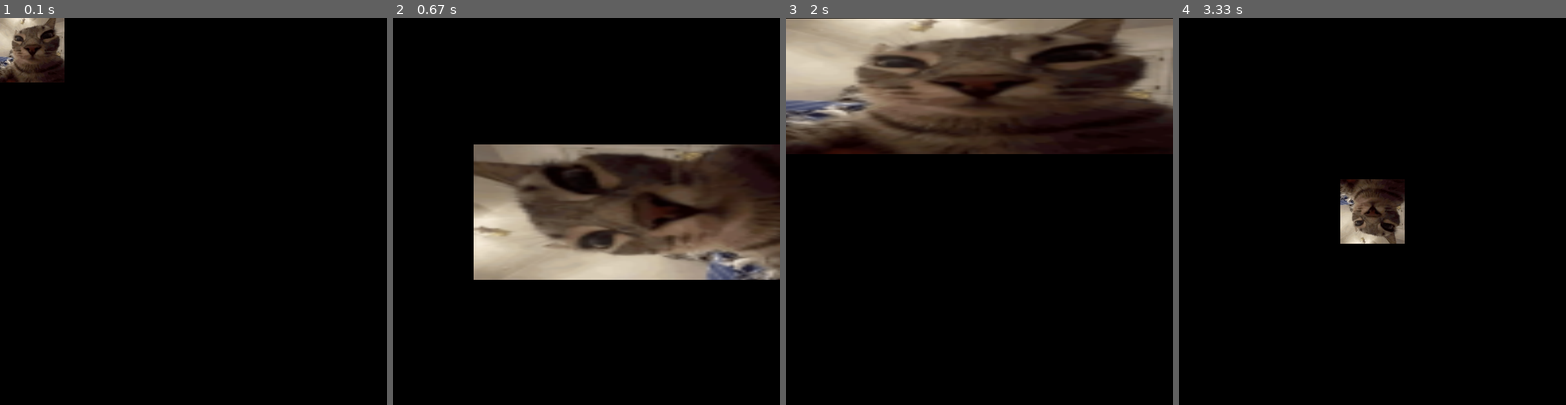
Above: before the commit, frames 1-4 (left to right).
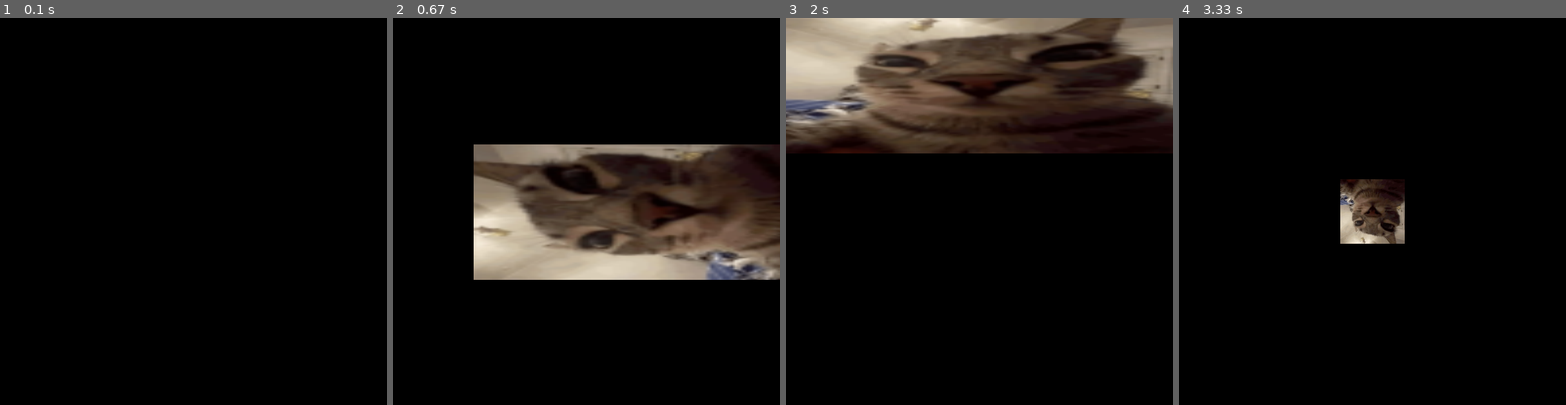
Above: after the commit, the same moments.

Repository: FoxxyTheGrayFox/GrafikaKomputerowaSemestr4
Game: pygame game, started from PYGAME-Lab/PYGAME_Lab2Z1.py
Same seed, same stepped clock (60 frames per second), same inputs: the game is played once before the commit and once after it.
Inputs:
- Up to frame 1 (0.1 s): no input
- Up to frame 2 (0.67 s): tap 9 at 0.33 s
- Up to frame 3 (2 s): tap one key every 0.33 s from 0.67 s: 7 1 4 5
- Up to frame 4 (3.33 s): tap one key every 0.33 s from 2 s: 6 8 2 3

The runs differ from the first frame. In frame 1, 2.6% of the frame differs, in the area x 0-17%, y 0-17%; in frame 2, nothing differs; in frame 3, 0.5%; in frame 4, nothing differs.

Commit message:
drobne poprawki

Diff:
--- a/PYGAME-Lab/PYGAME_Lab2Z1.py
+++ b/PYGAME-Lab/PYGAME_Lab2Z1.py
@@ -2,6 +2,7 @@
 import sys
 
 pygame.init()
+
 width = 600
 height = 600
 win = pygame.display.set_mode((width, height))
@@ -9,76 +10,56 @@
 
 CZARNY = (0, 0, 0)
 
-middle = (width // 2, height // 2)
-
-image = pygame.image.load("obraz.jpg")
 image = pygame.image.load("obraz.jpg").convert_alpha()
 image = pygame.transform.smoothscale(image, (100, 100))
 
-win.blit(image, (0, 0))
-pygame.display.flip()
+def center(surface, offset_x=0, offset_y=0):
+    win.fill(CZARNY)
+    win.blit(surface, ((width - surface.get_width()) // 2 + offset_x,(height - surface.get_height()) // 2 + offset_y))
 
 run = True
 while run:
     for event in pygame.event.get():
         if event.type == pygame.QUIT:
             run = False
-            pygame.quit()
-            sys.exit()
+
         elif event.type == pygame.KEYDOWN:
             if event.key == pygame.K_1:
-                scaled = pygame.transform.smoothscale(image, (int(width * 0.35), int(height * 0.35)))
-                win.fill(CZARNY)
-                win.blit(scaled, ((width - scaled.get_width()) // 2, (height - scaled.get_height()) // 2))
-                pygame.display.flip()
+                scaled = pygame.transform.smoothscale(image,(int(width * 0.35), int(height * 0.35)))
+                center(scaled)
             elif event.key == pygame.K_2:
                 rotated = pygame.transform.rotate(image, 45)
-                win.fill(CZARNY)
-                win.blit(rotated, ((width - rotated.get_width()) // 2, (height - rotated.get_height()) // 2))
-                pygame.display.flip()
+                center(rotated)
             elif event.key == pygame.K_3:
                 flipped = pygame.transform.flip(image, 0, 1)
-                win.fill(CZARNY)
-                win.blit(flipped, ((width - flipped.get_width()) // 2, (height - flipped.get_height()) // 2))
-                pygame.display.flip()
+                center(flipped)
             elif event.key == pygame.K_4:
-                scale = pygame.transform.smoothscale(image, (int(width * 0.35), height))
+                scale = pygame.transform.smoothscale(image,(int(width * 0.35), height))
                 rotozoom = pygame.transform.rotozoom(scale, 45, 1)
-                win.fill(CZARNY)
-                win.blit(rotozoom, ((width - rotozoom.get_width()) // 2, (height - rotozoom.get_height()) // 2))
-                pygame.display.flip()
+                center(rotozoom)
             elif event.key == pygame.K_5:
-                top_scaled = pygame.transform.smoothscale(image, (width, int(height * 0.35)))
-                win.fill(CZARNY)
-                win.blit(top_scaled, ((width - top_scaled.get_width()) // 2, 1))
-                pygame.display.flip()
+                top_scaled = pygame.transform.smoothscale(image,(width, int(height * 0.35)))
+                center(top_scaled, 0, -height // 2 + top_scaled.get_height() // 2)
             elif event.key == pygame.K_6:
-                scaled_2 = pygame.transform.smoothscale(image, (int(width * 0.35), height))
+                scaled_2 = pygame.transform.smoothscale(image,(int(width * 0.35), height))
                 rotozoom = pygame.transform.rotozoom(scaled_2, 180, 1)
-                win.fill(CZARNY)
-                win.blit(rotozoom, ((width - rotozoom.get_width()) // 2, (height - rotozoom.get_height()) // 2))
-                pygame.display.flip()
+                center(rotozoom)
             elif event.key == pygame.K_7:
-                scaled_3 = pygame.transform.smoothscale(image, (int(width * 0.5), height))
-                flip = pygame.transform.flip(scaled_3, 1, 0)
-                win.fill(CZARNY)
-                win.blit(flip, ((width - flip.get_width()) // 2, (height - flip.get_height()) // 2))
-                pygame.display.flip()
+                scaled_3 = pygame.transform.smoothscale(image,(int(width * 0.5), height))
+                flipped = pygame.transform.flip(scaled_3, 1, 0)
+                center(flipped)
             elif event.key == pygame.K_8:
-                scaled_4 = pygame.transform.smoothscale(image, (width, int(height * 0.4)))
+                scaled_4 = pygame.transform.smoothscale(image,(width, int(height * 0.4)))
                 rotated_2 = pygame.transform.rotate(scaled_4, -20)
-                win.fill(CZARNY)
-                win.blit(rotated_2, ((width - rotated_2.get_width()) * 1.2, (height - rotated_2.get_height()) * 1.5))
-                pygame.display.flip()
+                center(rotated_2,int((width - rotated_2.get_width()) * 0.2),int((height - rotated_2.get_height()) * 0.5) )
             elif event.key == pygame.K_9:
-                scaled_5 = pygame.transform.smoothscale(image, (int(width * 0.35), height))
+                scaled_5 = pygame.transform.smoothscale(image,(int(width * 0.35), height))
                 rotozoom = pygame.transform.rotozoom(scaled_5, 90, 1)
-                win.fill(CZARNY)
-                win.blit(rotozoom, ((width - rotozoom.get_width() + 250) // 2, (height - rotozoom.get_height()) // 2))
-                pygame.display.flip()
+                center(rotozoom, 250 // 2)
             else:
                 win.fill(CZARNY)
-                win.blit(win, (0, 0))
-                pygame.display.flip()
 
     pygame.display.update()
+
+pygame.quit()
+sys.exit()
